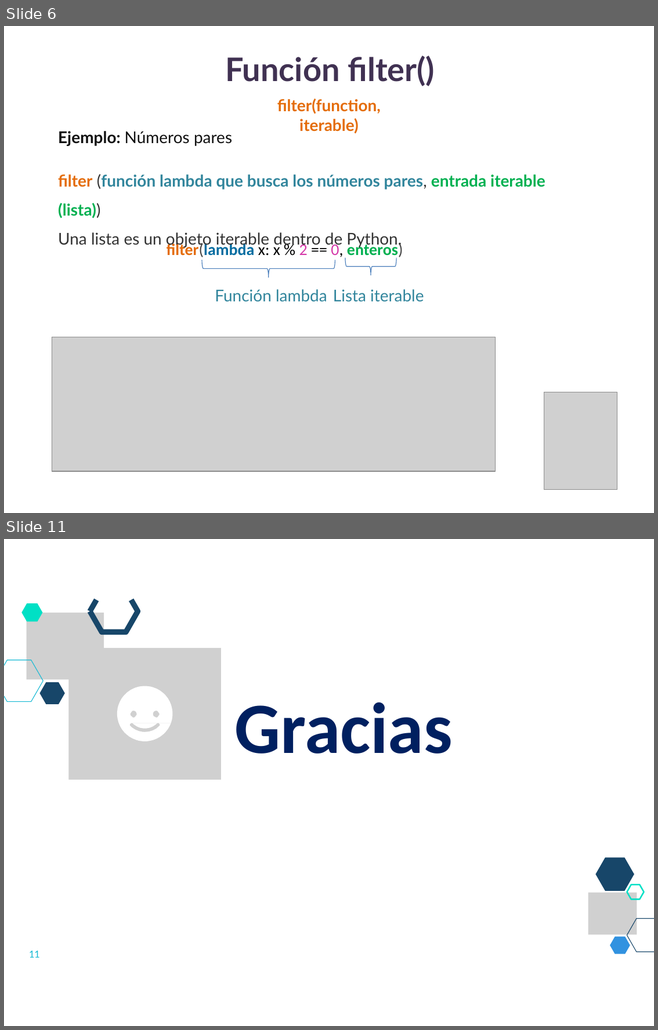
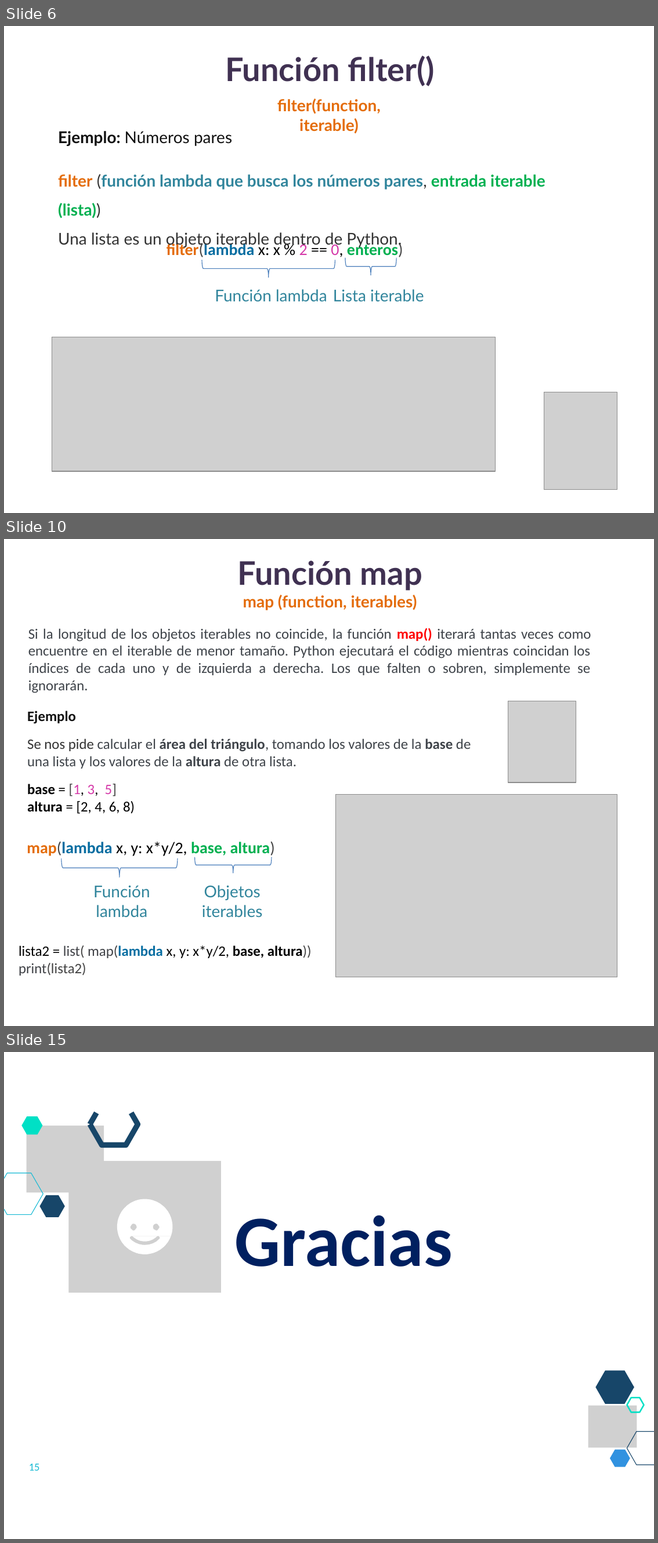
Before and after one commit to lizetheP/Analitica, a slide deck: CalendarioAgo2022/presentaciones/11_FuncionesOrdenSuperior.pptx. Shown one above the other, each under a label of ours: slides 6 and 11 before the commit, slides 6, 10 and 15 after it; the slides between them are not shown. The pictures are 658x1030 and 658x1543 pixels, drawn with LibreOffice and Linux fonts; fonts in the diff are those of the drawing; grey boxes stand for pictures. Boxes give left, top, right and bottom in pixels: in the first picture for what was removed or moved away, otherwise in the second. Text is boxed around its words. In the diff, an @@ line names an element or a change of style, - is before the commit and + after.

```diff
--- a/CalendarioAgo2022/presentaciones/11_FuncionesOrdenSuperior.pptx
+++ b/CalendarioAgo2022/presentaciones/11_FuncionesOrdenSuperior.pptx
@@ slide 10 added at box(4, 539, 654, 1026), background #FFFFFF @@
@@ title added at box(237, 560, 422, 591), 36 pt, text #403152, bold @@
+Función map
@@ text added at box(243, 595, 417, 610), 18 pt, text #E46C0A, bold @@
+map (function, iterables)
@@ text added at box(28, 628, 590, 693), 16 pt, text #3E4349 @@
+Si la longitud de los objetos iterables no coincide, la función map() iterará tantas veces como encuentre en el iterable de menor tamaño. Python ejecutará el código mientras coincidan los índices de cada uno y de izquierda a derecha. Los que falten o sobren, simplemente se ignorarán.
@@ text added at box(27, 711, 470, 814), 16 pt, text #3E4349 @@
+Ejemplo
+Se nos pide calcular el área del triángulo, tomando los valores de la base de una lista y los valores de la altura de otra lista.
+base = [1, 3, 5]
+altura = [2, 4, 6, 8)
@@ picture added at box(508, 701, 576, 783) @@
@@ picture added at box(336, 794, 617, 977) @@
@@ text added at box(27, 841, 275, 857), 18 pt, text #00B050, bold @@
+map(lambda x, y: x*y/2, base, altura)
@@ left brace added at box(61, 859, 177, 878), outline #4B7EBC 0.75 pt @@
@@ left brace added at box(194, 857, 271, 873), outline #4B7EBC 0.75 pt @@
@@ text added at box(93, 885, 150, 917), 18 pt, text #31859C @@
+Función lambda
@@ text added at box(202, 885, 262, 917), 18 pt, text #31859C @@
+Objetos iterables
@@ text added at box(18, 946, 311, 976), 16 pt, text #000000 @@
+lista2 = list( map(lambda x, y: x*y/2, base, altura))
+print(lista2)
@@ what was slide 11 is now slide 15 @@
@@ page number at box(29, 1464, 40, 1471): text changed @@
-11
+15
```
Also in this commit, not shown: 5 slides changed, 3 other slides added, 14 other files.
